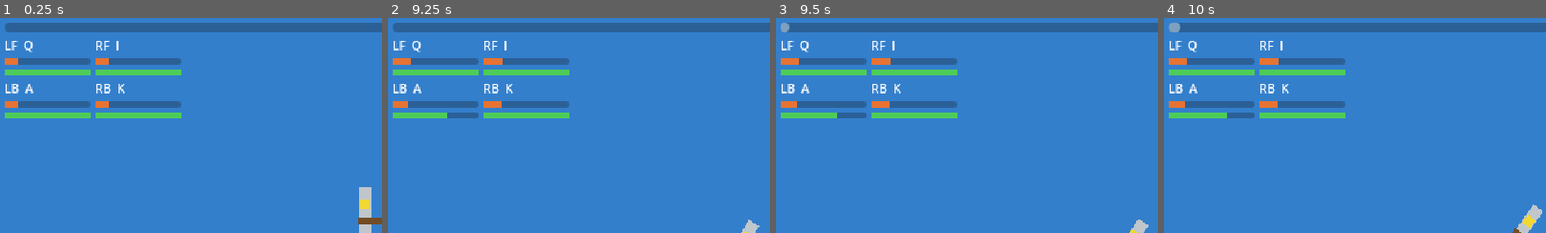
Above: before the commit, frames 1-4 (left to right).
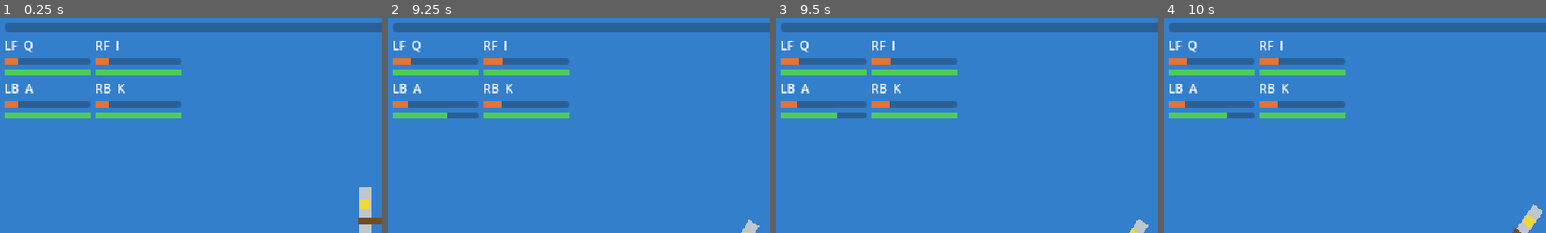
Above: after the commit, the same moments.

Repository: Freakling/PKSEI
Game: Godot game, scene res://scenes/main.tscn
Two runs of this game, one before a commit and one after it. Both use one fixed random seed, a clock stepped at 60 frames per second and the inputs below.
Inputs:
- Up to frame 1 (0.25 s): no input
- Up to frame 2 (9.25 s): hold F6 (debug_beer_right) 0.53-1.28 s; tap Enter at 1.25 s; hold A (stroke_left_back) 1.28-2.03 s; hold F6 (debug_beer_right) 2.03-3.53 s; hold F5 (debug_beer_left) 3.53-5.03 s; hold A (stroke_left_back) 5.03-5.78 s; hold F6 (debug_beer_right) 5.78-8.03 s; hold A (stroke_left_back) 8.03-8.78 s; hold F5 (debug_beer_left) from 8.78 s (still down)
- Up to frame 3 (9.5 s): keep holding F5 (debug_beer_left)
- Up to frame 4 (10 s): release F5 (debug_beer_left) at 9.53 s; hold F6 (debug_beer_right) from 9.53 s (still down)
The pictures show only the part of the screen within x 0-50%, y 0-50%; the shares and areas given below are measured in that part.

Frames 1-2 are identical in both runs. In frame 3, less than 0.1% of the frame differs, in the area x 1-4%, y 2-7%; in frame 4, 0.1%, in the area x 1-5%, y 2-7%.

Commit message:
data: size the lake for a five-minute clean crossing (T38)
island_distance 24000, lake_width 1600, band_length 400, path_wander
200: 23892 px at a steady 80 px/s is about five minutes; 60 bands. The
water and shore polygons are now sized from LakeTuning at _ready.
GDD › Lake and island no longer calls the lake short.

Co-Authored-By: Claude Fable 5.1 <noreply@anthropic.com>

Diff:
--- a/data/lake_tuning.tres
+++ b/data/lake_tuning.tres
@@ -10,12 +10,12 @@
 
 [resource]
 script = ExtResource("1_lake")
-island_distance = 800.0
+island_distance = 24000.0
 island_radius = 60.0
 launch_margin = 96.0
-lake_width = 480.0
-band_length = 160.0
+lake_width = 1600.0
+band_length = 400.0
 density_curve = SubResource("Curve_density")
 path_width = 120.0
-path_wander = 160.0
+path_wander = 200.0
 hazards = [ExtResource("2_log")]
--- a/scripts/lake.gd
+++ b/scripts/lake.gd
@@ -1,7 +1,8 @@
 extends Node2D
 ## Lake · the level (GDD › Systems › Lake and island): the shore strip at the bottom of the
 ## screen, open water, and the island up-screen. Places the island by LakeTuning.island_distance
-## and sizes it by LakeTuning.island_radius, reports the boat's progress to RunState every physics
+## and sizes it by LakeTuning.island_radius; sizes the water and the shore to the lake by
+## lake_width and island_distance. It reports the boat's progress to RunState every physics
 ## frame, and calls RunState.arrive() when the boat enters the island's area.
 ##
 ## The rescue (GDD › Systems › Setbacks) shows here: a beer bobbing away while its guy winds up
@@ -27,9 +28,16 @@
 const BOB_PERIOD: float = 1.2
 ## Radius the island's placeholder polygon is drawn at; it is scaled to LakeTuning.island_radius.
 const ISLAND_ART_RADIUS: float = 60.0
+## Water and shore run this far past the lake's edges and past the island, in pixels, so the
+## camera (a 640 by 360 view) never sees the end of the water.
+const WATER_MARGIN: float = 400.0
+## The shore strip's depth in pixels, from the shore line (y = 0) down to the water's bottom edge.
+const SHORE_DEPTH: float = 400.0
 
 @onready var _boat: CharacterBody2D = $Catamaran
+@onready var _water: Polygon2D = $Visual/Water
 @onready var _shore: StaticBody2D = $Shore
+@onready var _shore_visual: Polygon2D = $Shore/Visual
 @onready var _island: Area2D = $Island
 @onready var _island_shape: CollisionShape2D = $Island/CollisionShape2D
 @onready var _island_visual: Node2D = $Island/Visual
@@ -52,6 +60,7 @@
 	if circle != null:
 		circle.radius = TUNING.island_radius
 	_island_visual.scale = Vector2.ONE * (TUNING.island_radius / ISLAND_ART_RADIUS)
+	_size_water()
 	_start = _boat.position
 	_edge_y = _island.position.y + TUNING.island_radius
 	RunState.shore_reset_done.connect(_on_shore_reset_done)
@@ -69,6 +78,15 @@
 		RunState.pickup(seat)
 	_show_swimmers(delta)
 	_show_loose_beers()
+
+
+## Sizes the water and the shore to the lake: the water runs from the shore line up past the
+## island, and both run across lake_width plus WATER_MARGIN on each side of x = 0.
+func _size_water() -> void:
+	var half_width: float = TUNING.lake_width * 0.5 + WATER_MARGIN
+	var top: float = -(TUNING.island_distance + TUNING.island_radius + WATER_MARGIN)
+	_water.polygon = _rect(half_width, top, SHORE_DEPTH)
+	_shore_visual.polygon = _rect(half_width, 0.0, SHORE_DEPTH)
 
 
 func _on_island_body_entered(body: Node2D) -> void:
@@ -168,6 +186,14 @@
 	return marker
 
 
+## A rectangle centred on x = 0, from top to bottom in lake pixels.
+static func _rect(half_width: float, top: float, bottom: float) -> PackedVector2Array:
+	return PackedVector2Array([
+		Vector2(-half_width, top), Vector2(half_width, top),
+		Vector2(half_width, bottom), Vector2(-half_width, bottom),
+	])
+
+
 static func _square(half: float) -> PackedVector2Array:
 	return PackedVector2Array([
 		Vector2(-half, -half), Vector2(half, -half), Vector2(half, half), Vector2(-half, half),
--- a/scripts/resources/lake_tuning.gd
+++ b/scripts/resources/lake_tuning.gd
@@ -8,7 +8,7 @@
 ## band's place in the lake (x: 0 the first band, 1 the island band) to hazards per band (y);
 ## DrinkTuning.ramp() builds a straight one.
 
-## Pixels from the shore line (y = 0) to the island's centre. The first lake is short.
+## Pixels from the shore line (y = 0) to the island's centre.
 @export var island_distance: float = 800.0 ## PLACEHOLDER
 ## The island's radius in pixels: its collision circle, and where the planned hazards stop.
 @export var island_radius: float = 60.0 ## PLACEHOLDER
Not shown, changed: TASKS.md
Not shown, changed: design/gdd.md
